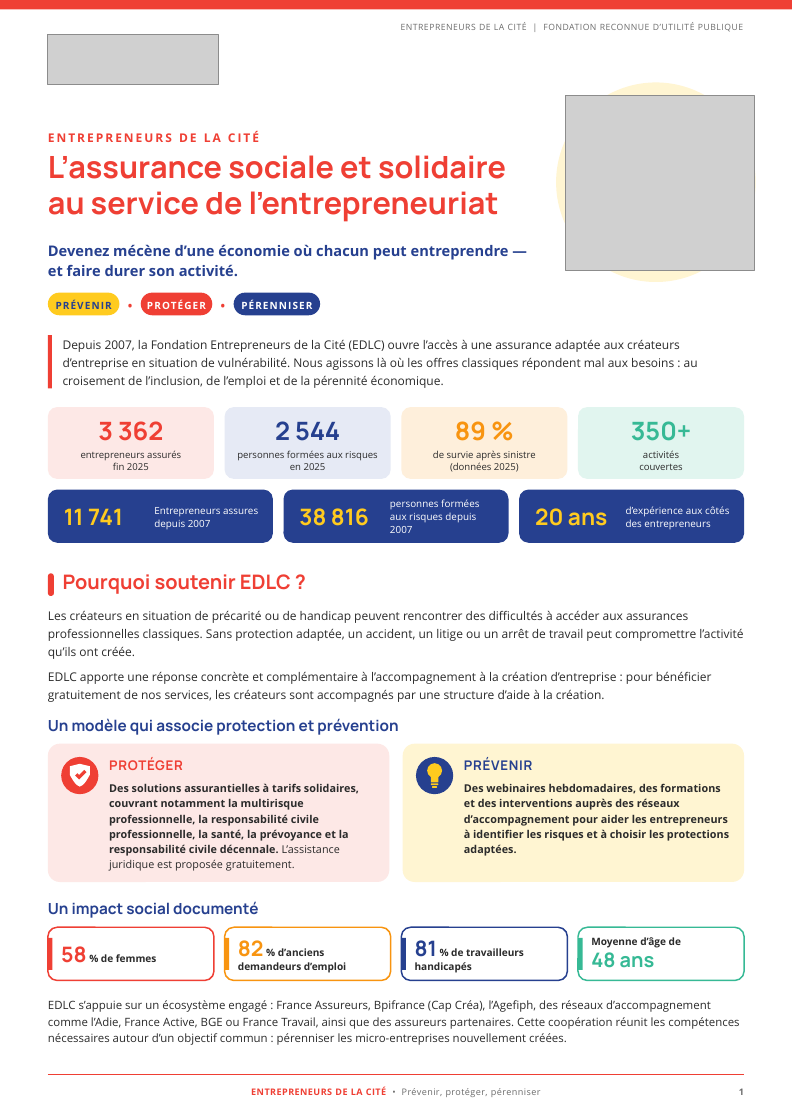
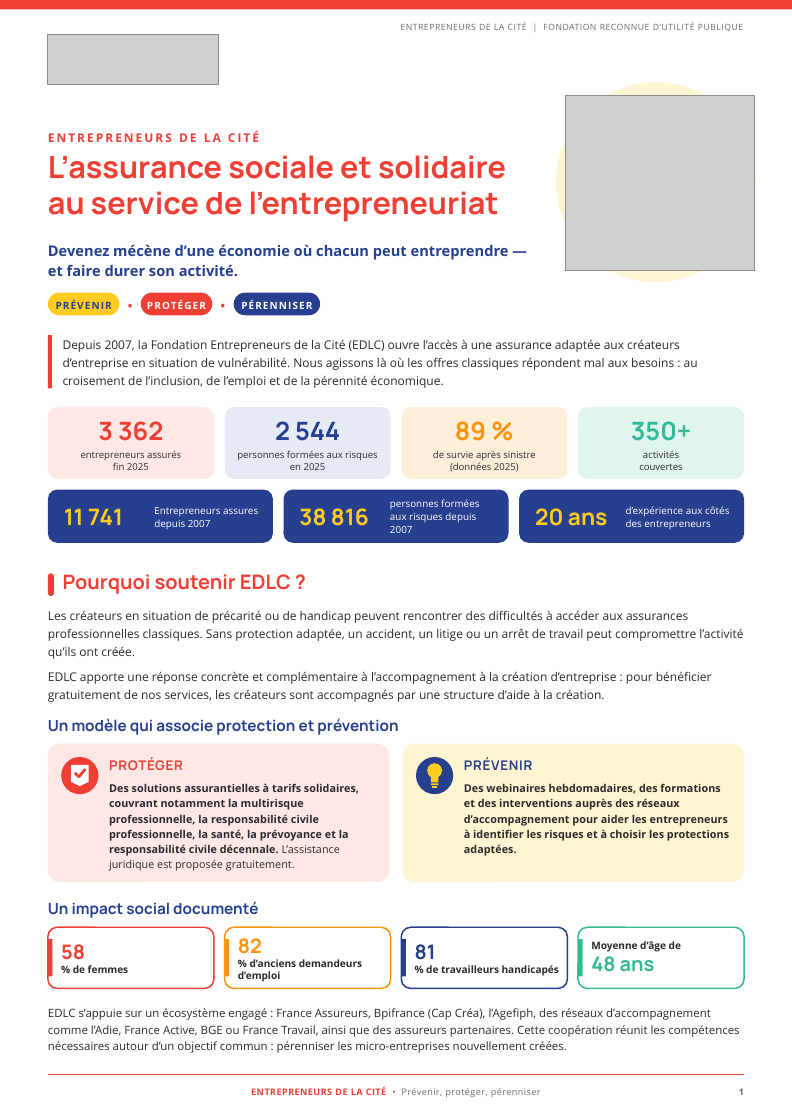
Before and after one commit to silyabensalem-del/Jeux, a slide deck: slide 1 of edlc-plaquette/EDLC_Plaquette_mecenat.pptx. Drawn at 792x1120 pixels with LibreOffice and Linux fonts; fonts in the diff are those of the drawing; grey boxes stand for pictures. Boxes give left, top, right and bottom in pixels: in the first picture for what was removed or moved away, otherwise in the second. Text is boxed around its words. In the diff, an @@ line names an element or a change of style, - is before the commit and + after.

```diff
--- a/edlc-plaquette/EDLC_Plaquette_mecenat.pptx
+++ b/edlc-plaquette/EDLC_Plaquette_mecenat.pptx
@@ freeform shape removed at (70, 763, 90, 786) @@
@@ flow chart offpage connector added at (71, 765, 88, 786), fill #FFFFFF @@
@@ rounded rectangle added at (74, 772, 80, 778), fill #EF3F34 @@
@@ freeform shape removed at (75, 770, 86, 780) @@
@@ rounded rectangle added at (77, 768, 86, 778), fill #EF3F34 @@
@@ rounded rectangle: place and size @@
-rounded rectangle at (48, 927, 214, 981)
+rounded rectangle at (48, 927, 214, 988)
@@ rounded rectangle: place and size @@
-rounded rectangle at (224, 927, 390, 981)
+rounded rectangle at (224, 927, 390, 988)
@@ rounded rectangle: place and size @@
-rounded rectangle at (401, 927, 567, 981)
+rounded rectangle at (401, 927, 567, 988)
@@ proportions changed in 4 elements at (48, 927, 214, 988), (224, 927, 390, 988), (401, 927, 567, 988), (577, 927, 743, 988) @@
@@ rounded rectangle: place and size @@
-rounded rectangle at (577, 927, 743, 981)
+rounded rectangle at (577, 927, 743, 988)
@@ text "Moyenne d’âge de": place and size @@
-text "Moyenne d’âge de" at (591, 937, 681, 968)
+text "Moyenne d’âge de" at (591, 941, 681, 972)
@@ rectangle: place and size @@
-rectangle at (48, 938, 53, 969)
+rectangle at (48, 939, 53, 977)
@@ text at (61, 944, 129, 973): text changed @@
-58 % de femmes
+58
+% de femmes
@@ rectangle: place and size @@
-rectangle at (224, 938, 229, 969)
+rectangle at (224, 939, 229, 977)
@@ text at (238, 938, 362, 982): text changed @@
-82 % d’anciens demandeurs d’emploi
+82
+% d’anciens demandeurs d’emploi
@@ rectangle: place and size @@
-rectangle at (401, 938, 406, 969)
+rectangle at (401, 939, 406, 977)
@@ text at (415, 944, 559, 976): text changed @@
-81 % de travailleurs handicapés
+81
+% de travailleurs handicapés
@@ rectangle: place and size @@
-rectangle at (577, 938, 582, 969)
+rectangle at (577, 939, 582, 977)
@@ text "EDLC s’appuie sur un écosystème ...": place and size @@
-text "EDLC s’appuie sur un écosystème ..." at (48, 1000, 739, 1045)
+text "EDLC s’appuie sur un écosystème ..." at (48, 1008, 739, 1053)
```
Also in this commit, not shown: 1 other slide changed, 2 other files.
